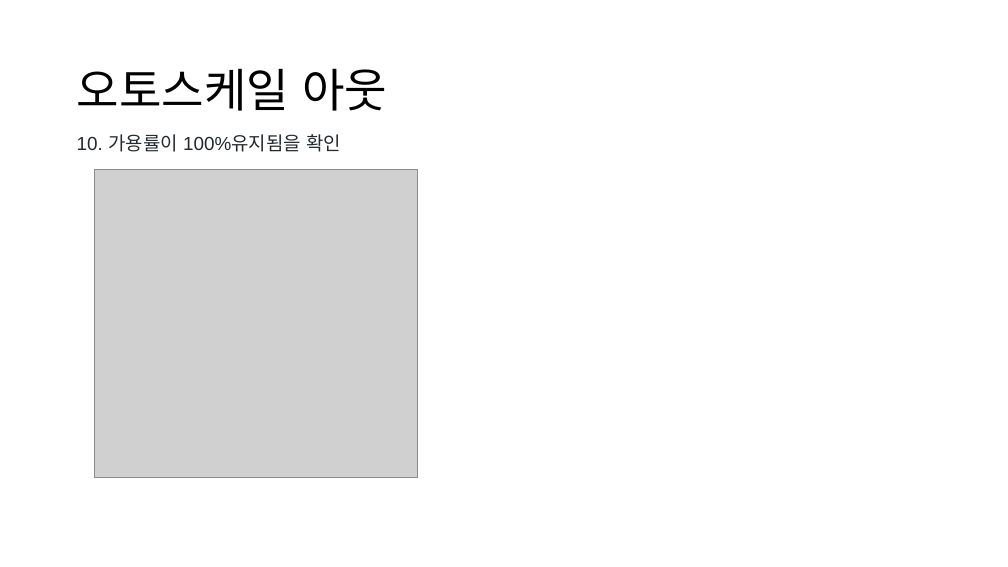
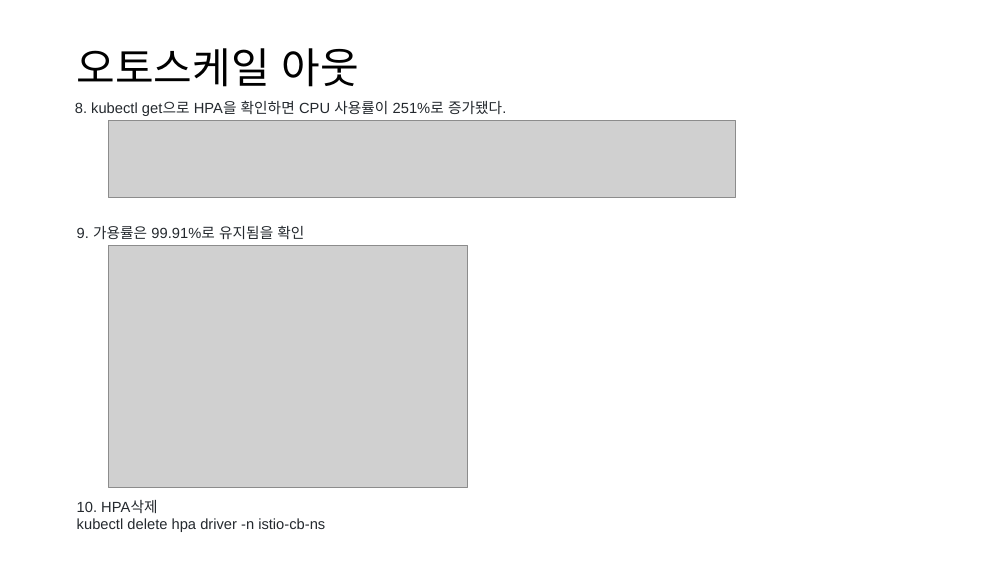
Before and after one commit to eoboon/DCNA-AWS, a slide deck: slide 38 of hTaxi_v0.2.pptx (slide 45 before the commit). Drawn at 1008x567 pixels with LibreOffice and Linux fonts; fonts in the diff are those of the drawing; grey boxes stand for pictures. Boxes give left, top, right and bottom in pixels: in the first picture for what was removed or moved away, otherwise in the second. Text is boxed around its words. In the diff, an @@ line names an element or a change of style, - is before the commit and + after.

```diff
--- a/hTaxi_v0.2.pptx
+++ b/hTaxi_v0.2.pptx
@@ title "오토스케일 아웃" at bbox=[77, 48, 359, 87]: size 44 to 40 pt @@
@@ text added at bbox=[75, 100, 506, 116], 14 pt, text #24292E @@
+8. kubectl get으로 HPA을 확인하면 CPU 사용률이 251%로 증가됐다.
@@ picture added at bbox=[108, 120, 736, 197] @@
@@ text at bbox=[77, 226, 304, 239]: text changed; size 18 to 14 pt @@
-10. 가용률이 100%유지됨을 확인
+9. 가용률은 99.91%로 유지됨을 확인
@@ picture: place and size @@
-picture at bbox=[95, 169, 417, 477]
+picture at bbox=[108, 246, 467, 488]
@@ text added at bbox=[77, 500, 325, 532], 14 pt, text #24292E @@
+10. HPA삭제
+kubectl delete hpa driver -n istio-cb-ns
```
Also in this commit, not shown: 7 other slides changed, 2 slides added, 4 slides removed, 3 other files.
